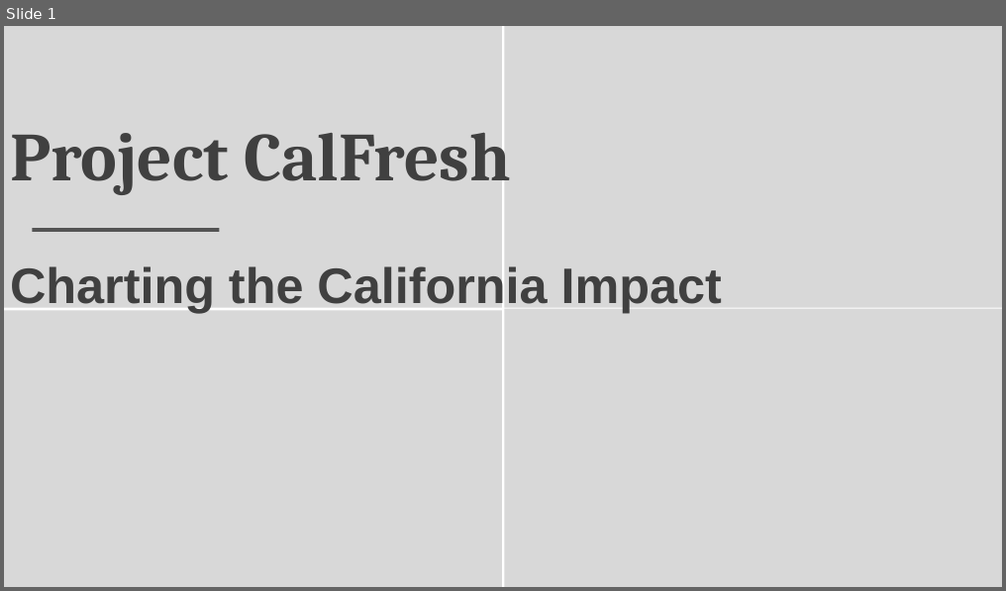
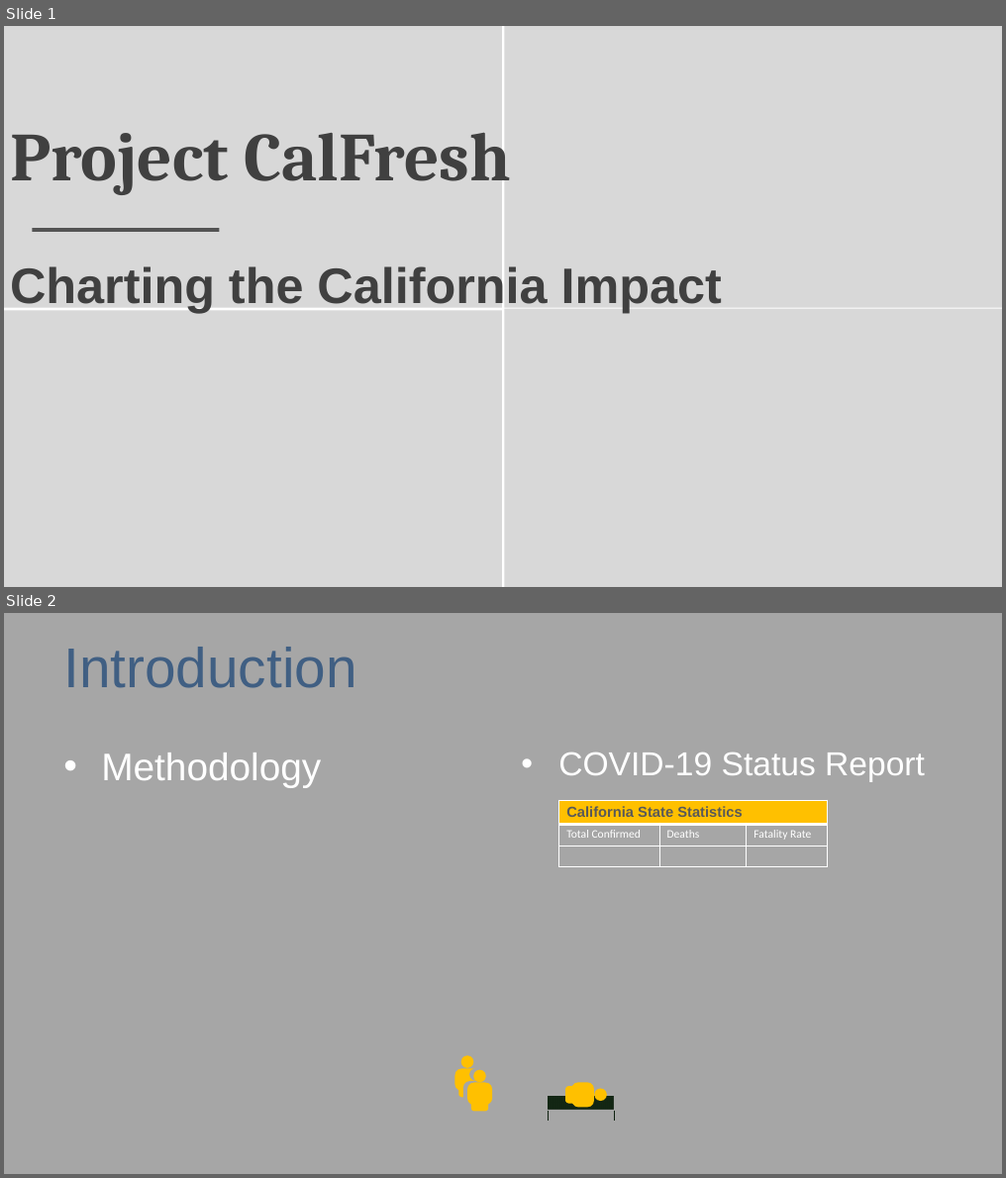
Before and after one commit to speedracer05/Covid_CalFresh, a slide deck: Presentation/Covid_CalFresh_v.01.pptx. Shown one above the other, each under a label of ours: slide 1 before the commit, slides 1 and 2 after it. The pictures are 1006x591 and 1006x1178 pixels, drawn with LibreOffice and Linux fonts; fonts in the diff are those of the drawing; background and template pictures are left out. Boxes give left, top, right and bottom in pixels: in the first picture for what was removed or moved away, otherwise in the second. Text is boxed around its words. In the diff, an @@ line names an element or a change of style, - is before the commit and + after.

```diff
--- a/Presentation/Covid_CalFresh_v.01.pptx
+++ b/Presentation/Covid_CalFresh_v.01.pptx
@@ slide 2 added at (4, 613, 1002, 1174), background #A6A6A6 @@
@@ title added at (63, 647, 356, 688), 54 pt, text #405F83 @@
+Introduction
@@ text added at (101, 753, 321, 787), 37 pt, text #FFFFFF @@
+• Methodology
@@ text added at (558, 753, 925, 782), 32 pt, text #FFFFFF @@
+• COVID-19 Status Report
@@ table added at (558, 800, 827, 867), 3 rows, 3 columns @@
+California State Statistics |  | 
+Total Confirmed | Deaths | Fatality Rate
+ |  | 
@@ rounded rectangle added at (565, 1086, 587, 1104), fill #FFC000 @@
@@ rounded rectangle added at (571, 1083, 593, 1107), fill #FFC000 @@
@@ group added at (454, 1057, 492, 1112): 6 rounded rectangles, 3 ellipses @@
@@ rectangle added at (548, 1093, 614, 1114), fill #0F2210, outline #0B190C 2 pt @@
@@ line added from (548, 1111) to (548, 1121), #0E220F 1.5 pt @@
@@ ellipse added at (594, 1089, 607, 1102), fill #FFC000 @@
@@ line added from (614, 1111) to (614, 1121), #0E220F 1.5 pt @@
```
Also in this commit, not shown: 3 slides changed, 1 slide removed, 1 other file.
